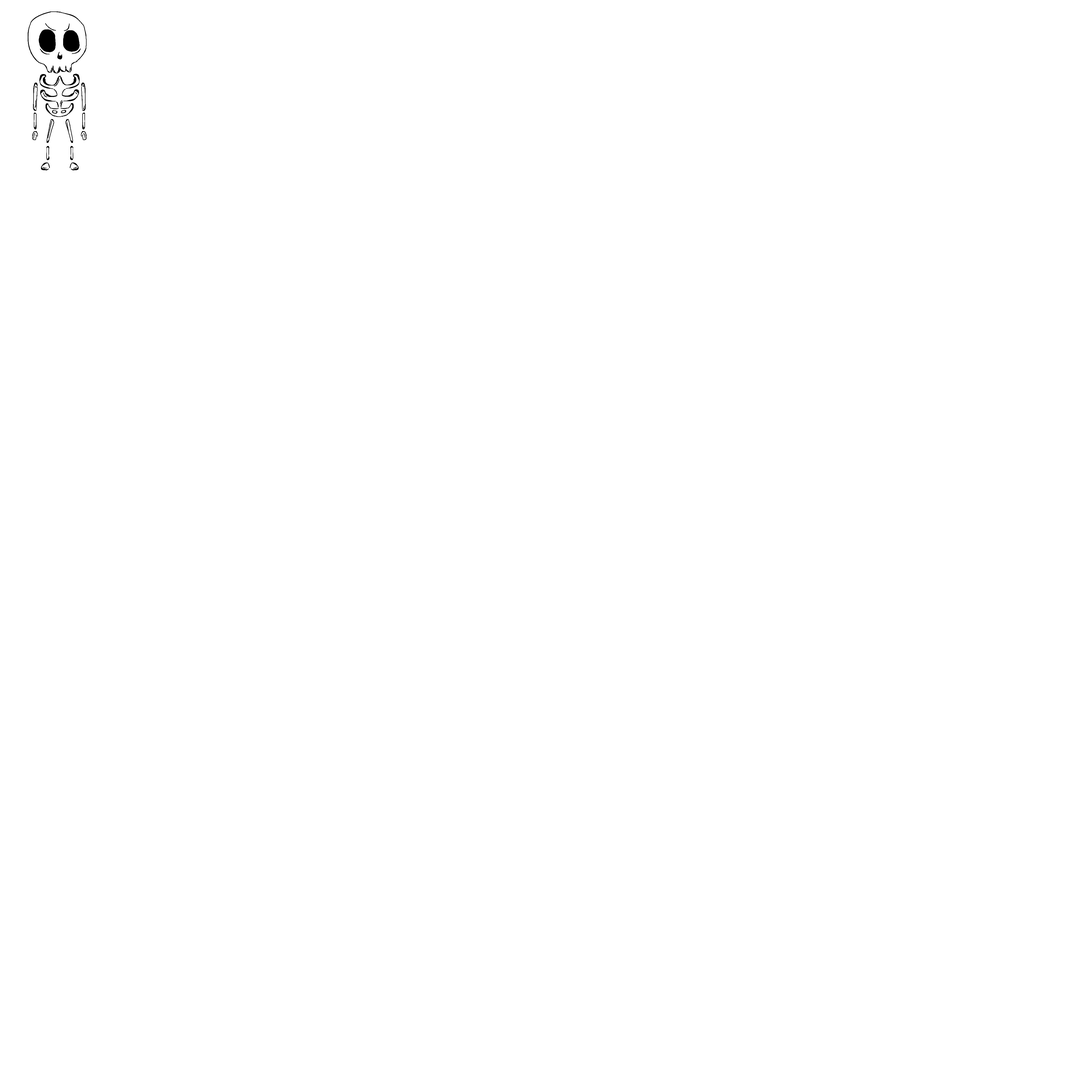
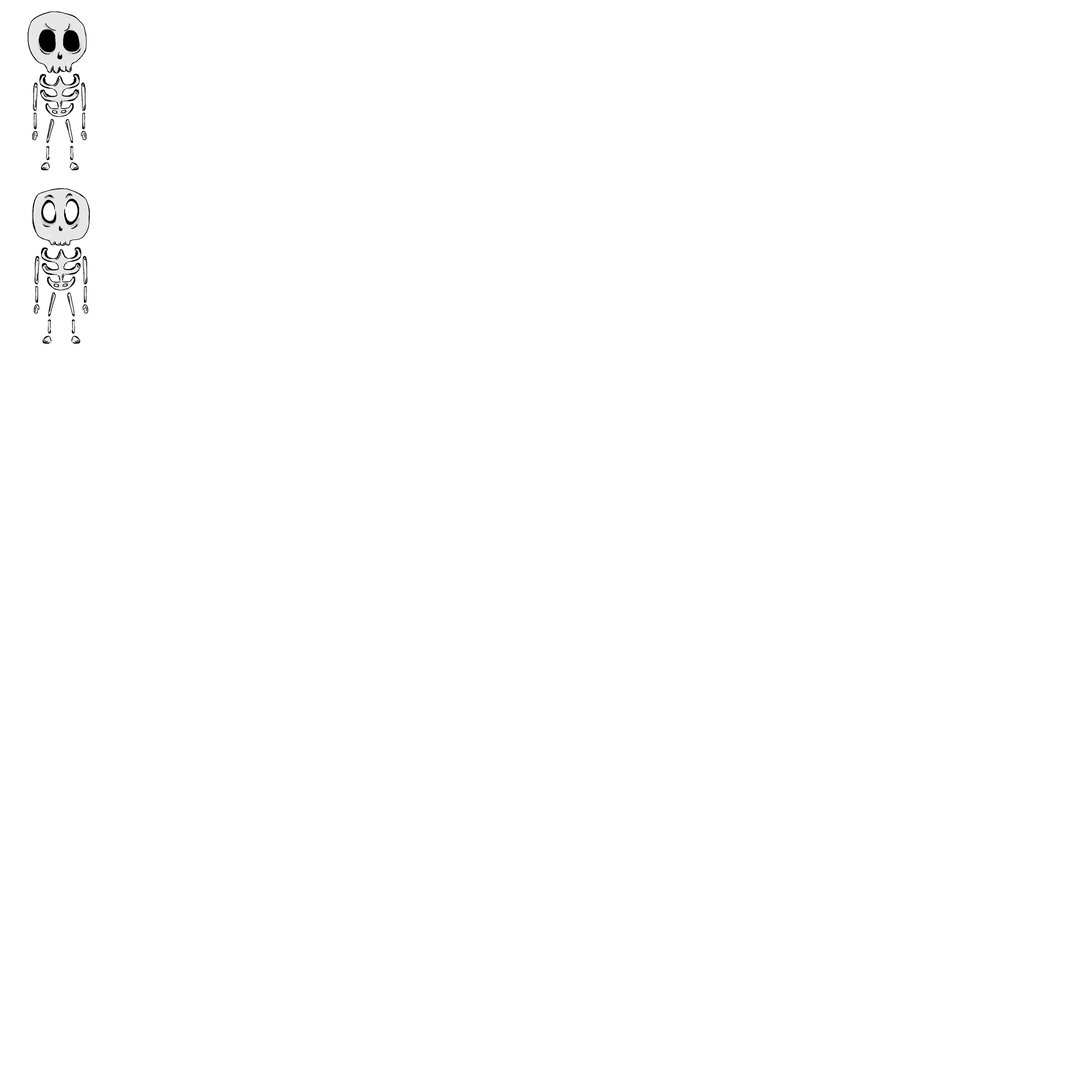
Layered file, before and after one edit (1091 x 1091). Changes by layer:
added group "Magui Sketch" with 11 layers above "Nico Sketch" over [31, 188, 91, 345]
added group "Magui Head" (1st of 2, in "Magui Sketch") with 4 layers in group "Magui Sketch" over [31, 188, 91, 273]
added layer "Magui Head" (2nd of 2, in "Magui Sketch" › "Magui Head") in group "Magui Head" over [31, 188, 91, 273]
added layer "Magui Head Painted" in group "Magui Head" over [31, 188, 91, 273]
added layer "Magui Bones" in group "Magui Sketch" over [34, 238, 88, 307]
added layer "Magui Bones Painted" in group "Magui Sketch" over [34, 238, 88, 307]
added layer "Magui Arms" in group "Magui Sketch" over [33, 238, 89, 341]
added layer "Magui Arms Painted" in group "Magui Sketch" over [33, 238, 89, 341]
added layer "Magui Legs" in group "Magui Sketch" over [33, 272, 89, 345]
added layer "Magui Legs Painted" in group "Magui Sketch" over [33, 272, 89, 345]
painted on "Nico Head" over [28, 11, 87, 86]
added layer "Nico Head Painted" in group "Nico Sketch" over [28, 11, 87, 86]
painted on "Nico Bones" over [34, 51, 87, 137]
added layer "Nico Bones Painted" in group "Nico Sketch" over [34, 68, 86, 120]
painted on "Nico Arms" over [32, 68, 87, 154]
added layer "Nico Arms Painted" in group "Nico Sketch" over [32, 68, 87, 154]
added layer "Nico Legs Painted" in group "Nico Sketch" over [34, 119, 86, 170]
